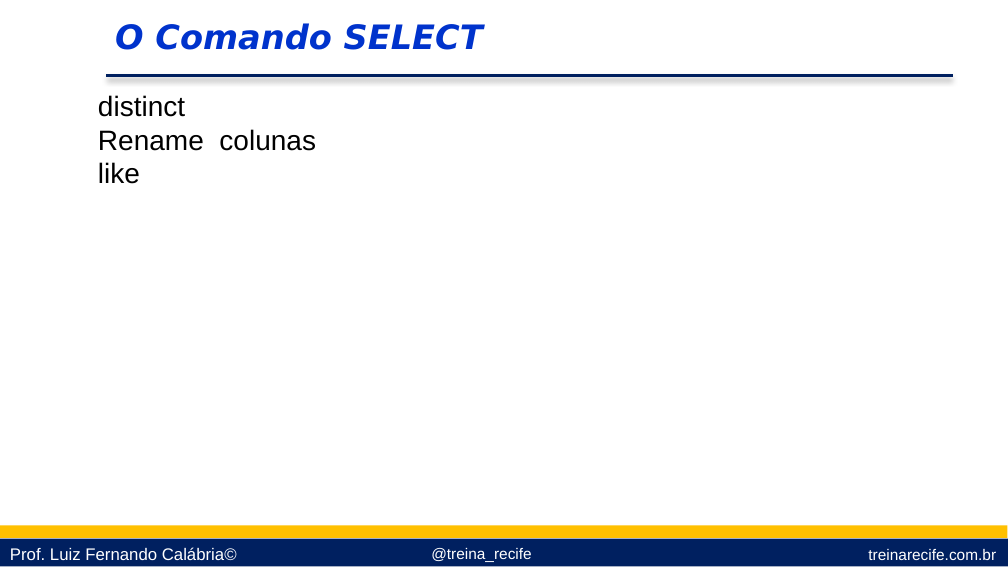
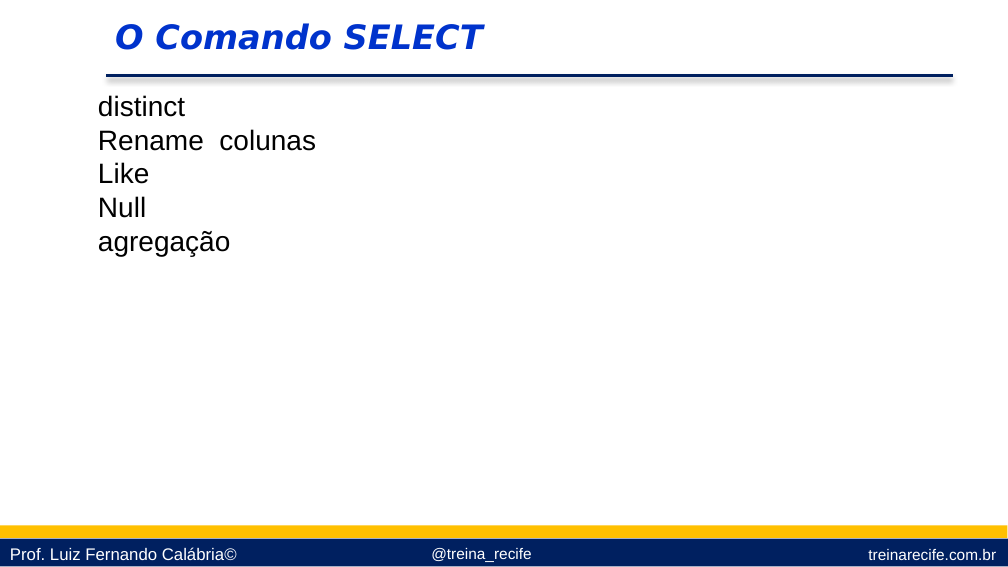
Before and after one commit to lfcalabria/sql, a slide deck: slide 55 of Apresentação/sql.pptx. Drawn at 1008x567 pixels with LibreOffice and Linux fonts; fonts in the diff are those of the drawing; background and template pictures are left out. Boxes give left, top, right and bottom in pixels: in the first picture for what was removed or moved away, otherwise in the second. Text is boxed around its words. In the diff, an @@ line names an element or a change of style, - is before the commit and + after.

```diff
--- a/Apresentação/sql.pptx
+++ b/Apresentação/sql.pptx
@@ text at [98, 162, 230, 256]: text changed @@
-like
+Like
+Null
+agregação
```
Also in this commit, not shown: 3 other files.
